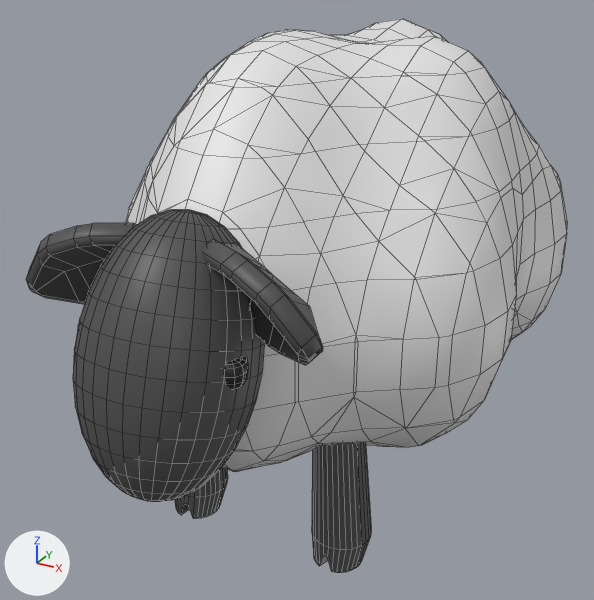
The FBX model Assets/Models/Mobs/sheep.fbx, before and after one commit.
One viewpoint serves both versions: a 50 mm lens placed at (2.44, -4.58, 3.79), pointed at (-0.2, 0.23, 1.38). The lights are fixed; the arrows at lower left show +X, +Y and +Z. Mesh edges are drawn as thin lines.

In view in the first picture: 'Sheep'.
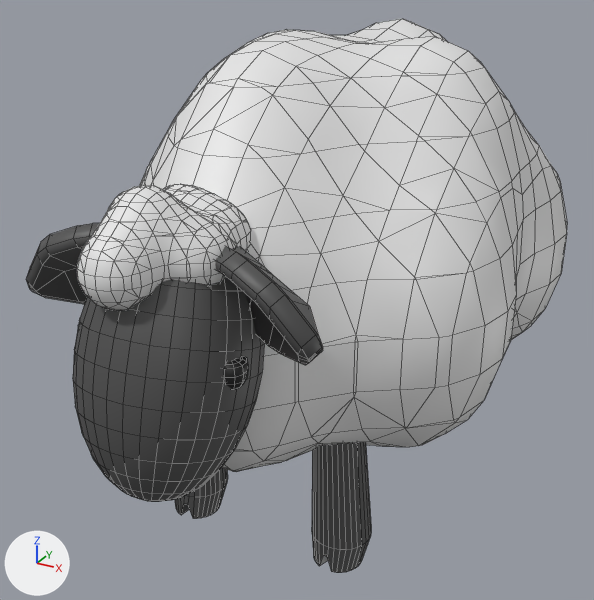
Diff of the bpy script that builds the scene:
```diff
--- a/Assets/Models/Mobs/sheep.fbx.py
+++ b/Assets/Models/Mobs/sheep.fbx.py
@@ me_mesh @@
 # used by ob_sheep; location = (0.0, 0.0, 0.0)
-me_mesh.from_pydata(...)  # 2027 vertices, 2160 faces; spans x -1.36..1.39, y -2.04..2.97, z -0.01..3.23
+me_mesh.from_pydata(...)  # 2591 vertices, 2859 faces; spans x -1.36..1.39, y -2.04..2.97, z -0.01..3.23
+# me_mesh part 1: a new loose piece of 564 vertices spanning x -0.37..0.37, y -2.0..-1.01, z 2.16..2.71, in mat_m_sheep_white (white #e7e7e7)
 me_mesh.materials.append(mat_m_sheep_white)
```

Boxes [x1, y1, x2, y2] around the edits, measured in the pictures (594 x 600 px):
part 1 of me_mesh, added: after [76, 184, 251, 311]
